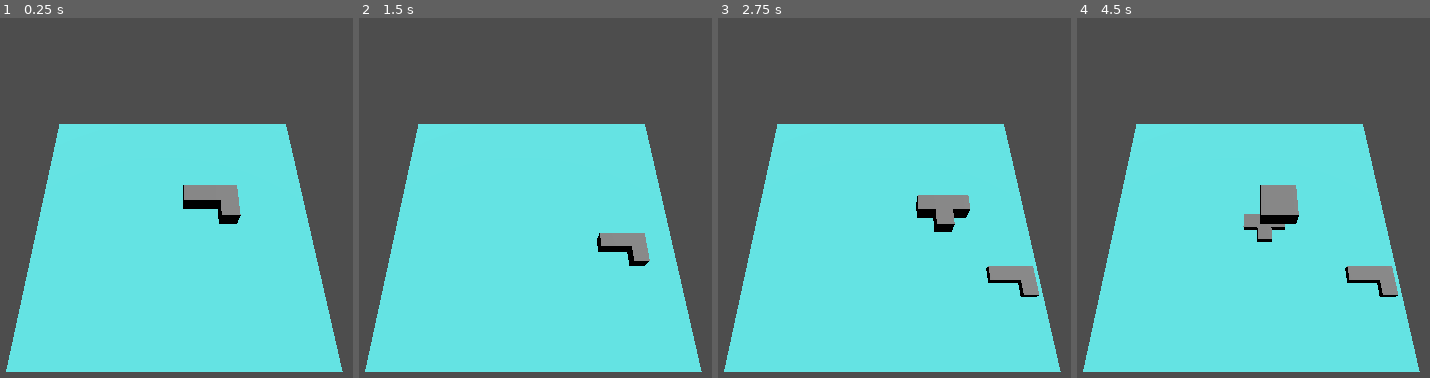
Above: before the commit, frames 1-4 (left to right).
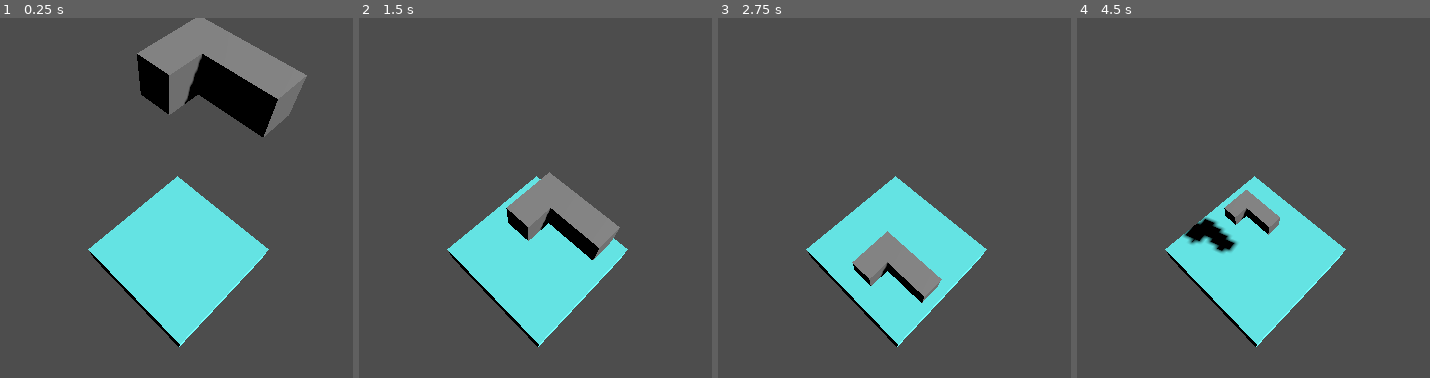
Above: after the commit, the same moments.

Repository: tuvshinerdene1/GameDevCourse2025
Game: Godot game, scene res://main.tscn
The game is run twice, just before and just after one commit, with the same random seed, the same clock (stepped at 60 frames per second) and the same inputs.
Inputs:
- Up to frame 1 (0.25 s): no input
- Up to frame 2 (1.5 s): tap Enter at 0.5 s; hold Right (move_right) 0.53-1.28 s; hold Space (boost) 0.53-1.28 s; hold Down (move_down) from 1.28 s (still down); tap Space (boost) at 1.35 s
- Up to frame 3 (2.75 s): release Down (move_down) at 2.03 s; hold Right (move_right) from 2.03 s (still down); hold Space (boost) from 2.03 s (still down)
- Up to frame 4 (4.5 s): release Right (move_right) at 2.78 s; release Space (boost) at 2.78 s; hold Up (move_up) 2.78-3.53 s; tap Space (boost) at 2.85, 4.35 s; hold Space (boost) 3.53-4.28 s; hold Left (move_left) from 3.53 s (still down)

The runs differ from the first frame. In frame 1, 53% of the frame differs, in the area x 1-98%, y 0-99%; in frame 2, 46%; in frame 3, 46%; in frame 4, 46%.

Commit message:
last commit at school

Diff:
--- a/3d-tetris/blocks/CubeShape.tscn
+++ b/3d-tetris/blocks/CubeShape.tscn
@@ -7,13 +7,12 @@
 script = ExtResource("1_gudcg")
 
 [node name="cube" parent="." instance=ExtResource("1_steuc")]
-transform = Transform3D(1, 0, 0, 0, 1, 0, 0, 0, 1, 5, 5, 5)
 
 [node name="cube2" parent="." instance=ExtResource("1_steuc")]
-transform = Transform3D(1, 0, 0, 0, 1, 0, 0, 0, 1, 5, 5, 15)
+transform = Transform3D(1, 0, 0, 0, 1, 0, 0, 0, 1, 0.5, 0.5, 1.5)
 
 [node name="cube3" parent="." instance=ExtResource("1_steuc")]
-transform = Transform3D(1, 0, 0, 0, 1, 0, 0, 0, 1, 15, 5, 15)
+transform = Transform3D(1, 0, 0, 0, 1, 0, 0, 0, 1, 1.5, 0.5, 0.5)
 
 [node name="cube4" parent="." instance=ExtResource("1_steuc")]
-transform = Transform3D(1, 0, 0, 0, 1, 0, 0, 0, 1, 15, 5, 5)
+transform = Transform3D(1, 0, 0, 0, 1, 0, 0, 0, 1, 1.5, 0.5, 1.5)
--- a/3d-tetris/blocks/IShape.tscn
+++ b/3d-tetris/blocks/IShape.tscn
@@ -7,13 +7,12 @@
 script = ExtResource("1_41l8w")
 
 [node name="cube" parent="." instance=ExtResource("2_x3d17")]
-transform = Transform3D(1, 0, 0, 0, 1, 0, 0, 0, 1, 5, 5, 5)
 
 [node name="cube2" parent="." instance=ExtResource("2_x3d17")]
-transform = Transform3D(1, 0, 0, 0, 1, 0, 0, 0, 1, 15, 5, 5)
+transform = Transform3D(1, 0, 0, 0, 1, 0, 0, 0, 1, 1.5, 0.5, 0.5)
 
 [node name="cube3" parent="." instance=ExtResource("2_x3d17")]
-transform = Transform3D(1, 0, 0, 0, 1, 0, 0, 0, 1, 25, 5, 5)
+transform = Transform3D(1, 0, 0, 0, 1, 0, 0, 0, 1, 2.5, 0.5, 0.5)
 
 [node name="cube4" parent="." instance=ExtResource("2_x3d17")]
-transform = Transform3D(1, 0, 0, 0, 1, 0, 0, 0, 1, 35, 5, 5)
+transform = Transform3D(1, 0, 0, 0, 1, 0, 0, 0, 1, 3.5, 0.5, 0.5)
--- a/3d-tetris/blocks/LShape.tscn
+++ b/3d-tetris/blocks/LShape.tscn
@@ -7,13 +7,12 @@
 script = ExtResource("1_nwinc")
 
 [node name="cube" parent="." instance=ExtResource("1_bjdhi")]
-transform = Transform3D(1, 0, 0, 0, 1, 0, 0, 0, 1, 5, 5, 5)
 
 [node name="cube2" parent="." instance=ExtResource("1_bjdhi")]
-transform = Transform3D(1, 0, 0, 0, 1, 0, 0, 0, 1, 15, 5, 5)
+transform = Transform3D(1, 0, 0, 0, 1, 0, 0, 0, 1, 0.5, 0.5, 1.5)
 
 [node name="cube3" parent="." instance=ExtResource("1_bjdhi")]
-transform = Transform3D(1, 0, 0, 0, 1, 0, 0, 0, 1, 25, 5, 5)
+transform = Transform3D(1, 0, 0, 0, 1, 0, 0, 0, 1, 2.5, 0.5, 0.5)
 
 [node name="cube4" parent="." instance=ExtResource("1_bjdhi")]
-transform = Transform3D(1, 0, 0, 0, 1, 0, 0, 0, 1, 25, 5, 15)
+transform = Transform3D(1, 0, 0, 0, 1, 0, 0, 0, 1, 1.5, 0.5, 0.5)
--- a/3d-tetris/blocks/TShape.tscn
+++ b/3d-tetris/blocks/TShape.tscn
@@ -7,13 +7,12 @@
 script = ExtResource("1_y6kfw")
 
 [node name="cube" parent="." instance=ExtResource("1_afu57")]
-transform = Transform3D(1, 0, 0, 0, 1, 0, 0, 0, 1, 5, 5, 5)
 
 [node name="cube2" parent="." instance=ExtResource("1_afu57")]
-transform = Transform3D(1, 0, 0, 0, 1, 0, 0, 0, 1, 15, 5, 5)
+transform = Transform3D(1, 0, 0, 0, 1, 0, 0, 0, 1, 1.5, 0.5, 0.5)
 
 [node name="cube3" parent="." instance=ExtResource("1_afu57")]
-transform = Transform3D(1, 0, 0, 0, 1, 0, 0, 0, 1, 25, 5, 5)
+transform = Transform3D(1, 0, 0, 0, 1, 0, 0, 0, 1, 2.5, 0.5, 0.5)
 
 [node name="cube4" parent="." instance=ExtResource("1_afu57")]
-transform = Transform3D(1, 0, 0, 0, 1, 0, 0, 0, 1, 15, 5, 15)
+transform = Transform3D(1, 0, 0, 0, 1, 0, 0, 0, 1, 1.5, 0.5, 1.5)
--- a/3d-tetris/blocks/ZShape.tscn
+++ b/3d-tetris/blocks/ZShape.tscn
@@ -7,13 +7,12 @@
 script = ExtResource("1_u71h7")
 
 [node name="cube" parent="." instance=ExtResource("1_t61r5")]
-transform = Transform3D(1, 0, 0, 0, 1, 0, 0, 0, 1, 5, 5, 5)
 
 [node name="cube2" parent="." instance=ExtResource("1_t61r5")]
-transform = Transform3D(1, 0, 0, 0, 1, 0, 0, 0, 1, 15, 5, 5)
+transform = Transform3D(1, 0, 0, 0, 1, 0, 0, 0, 1, 1.5, 0.5, 0.5)
 
 [node name="cube3" parent="." instance=ExtResource("1_t61r5")]
-transform = Transform3D(1, 0, 0, 0, 1, 0, 0, 0, 1, 15, 5, 15)
+transform = Transform3D(1, 0, 0, 0, 1, 0, 0, 0, 1, 1.5, 0.5, 1.5)
 
 [node name="cube4" parent="." instance=ExtResource("1_t61r5")]
-transform = Transform3D(1, 0, 0, 0, 1, 0, 0, 0, 1, 25, 5, 15)
+transform = Transform3D(1, 0, 0, 0, 1, 0, 0, 0, 1, 2.5, 0.5, 1.5)
--- a/3d-tetris/blocks/block.tscn
+++ b/3d-tetris/blocks/block.tscn
@@ -17,13 +17,11 @@
 "
 
 [sub_resource type="BoxShape3D" id="BoxShape3D_i8jwd"]
-size = Vector3(10, 10, 10)
 
 [sub_resource type="BoxMesh" id="BoxMesh_wp24v"]
-size = Vector3(10, 10, 10)
 
 [node name="Node3D" type="Node3D"]
-transform = Transform3D(1, 0, 0, 0, 1, 0, 0, 0, 1, 5, 0, 5)
+transform = Transform3D(1, 0, 0, 0, 1, 0, 0, 0, 1, 0.5, 0.5, 0.5)
 script = SubResource("GDScript_i8jwd")
 
 [node name="Area3D" type="Area3D" parent="."]
--- a/3d-tetris/main.gd
+++ b/3d-tetris/main.gd
@@ -8,6 +8,7 @@
 	preload("res://blocks/LShape.tscn"),
 	preload("res://blocks/TShape.tscn"),
 	preload("res://blocks/ZShape.tscn")
+	#preload("res://blocks/block.tscn")
 ]
 var grid_management = null
 var instance = null
@@ -17,10 +18,11 @@
 var time_since_last_move_hor: float = 0.0
 var move_interval: float = 0.0
 var grid = []
-var grid_width = 20
-var grid_height = 20
-var grid_depth = 20
-var grid_size = 10
+var grid_width = 10
+var grid_height = 100
+var grid_depth = 10
+var grid_size = 1
+var current_layer = 1;
 
 
 # Called when the node enters the scene tree for the first time.
@@ -45,7 +47,7 @@
 	var spawn_positions = grid_management.get_piece_grid_positions(instance)
 	if grid_management.is_any_grid_position_occupied(spawn_positions):
 		print("Game Over: Spawn point blocked!")
-		get_tree().reload_current_scene()  # Simple game over: restart scene
+		get_tree().reload_current_scene()
 
 func _spawn_block():
 	if instance != null:
@@ -54,6 +56,7 @@
 	spawnPoint = get_node("spawnPoint")
 	add_child(instance)
 	_initialize()
+	grid_management.row_complete_handler(current_layer)
 	_game_over_handler()
 
 func on_block_hit():
@@ -63,11 +66,11 @@
 func _stop_block():
 	var grid_positions = grid_management.get_piece_grid_positions(instance)
 	for grid_pos in grid_positions:
-		if not grid.has(grid_pos):  # Prevent duplicates
+		if not grid.has(grid_pos):
 			grid.append(grid_pos)
 	print("Grid after stop: ", grid)
 	_spawn_block()
-	grid_management.row_complete_handler()
+	grid_management.row_complete_handler(current_layer)
 
 func _move(delta):
 	time_since_last_move += delta
@@ -87,7 +90,6 @@
 	if time_since_last_move_hor >= move_interval_hor:
 		var moved = false
 		var new_pos = instance.global_position
-		# Use is_action_pressed for continuous movement
 		if Input.is_action_pressed("move_down"):
 			new_pos += Vector3(0, 0, 1) * grid_size
 			moved = true
@@ -104,6 +106,7 @@
 		if moved and grid_management.can_move_to(new_pos):
 			instance.global_position = new_pos
 			time_since_last_move_hor = 0
+
 func _clear():
 	if instance != null:
 		instance = null
--- a/3d-tetris/main.tscn
+++ b/3d-tetris/main.tscn
@@ -3,21 +3,21 @@
 [ext_resource type="Script" uid="uid://c82iq2yyn4g6u" path="res://main.gd" id="1_ig7tw"]
 
 [sub_resource type="BoxShape3D" id="BoxShape3D_7dm0k"]
-size = Vector3(200, 2, 200)
+size = Vector3(10, 2, 10)
 
 [sub_resource type="StandardMaterial3D" id="StandardMaterial3D_ig7tw"]
 albedo_color = Color(0.431373, 1, 1, 1)
 
 [sub_resource type="BoxMesh" id="BoxMesh_ig7tw"]
 material = SubResource("StandardMaterial3D_ig7tw")
-size = Vector3(200, 2, 200)
+size = Vector3(10, 2, 10)
 
 [node name="Main" type="Node"]
 script = ExtResource("1_ig7tw")
 boost_multiplier = 4.0
 
 [node name="ground" type="StaticBody3D" parent="."]
-transform = Transform3D(1, 0, 0, 0, 1, 0, 0, 0, 1, 0, -1, 0)
+transform = Transform3D(1, 0, 0, 0, 1, 0, 0, 0, 1, 4, -2, 4)
 
 [node name="CollisionShape3D" type="CollisionShape3D" parent="ground"]
 shape = SubResource("BoxShape3D_7dm0k")
@@ -30,7 +30,7 @@
 shadow_enabled = true
 
 [node name="Camera3D" type="Camera3D" parent="."]
-transform = Transform3D(1, 0, 0, 0, 0.422618, 0.906308, 0, -0.906308, 0.422618, -2.85068, 190, 103.837)
+transform = Transform3D(0.707107, -0.640857, 0.298836, -5.32907e-15, 0.422618, 0.906308, -0.707107, -0.640856, 0.298836, 10, 20, 11)
 
 [node name="spawnPoint" type="Node3D" parent="."]
-transform = Transform3D(1, 0, 0, 0, 1, 0, 0, 0, 1, 5, 45, 5)
+transform = Transform3D(1, 0, 0, 0, 1, 0, 0, 0, 1, 5, 15, 5)
--- a/3d-tetris/project.godot
+++ b/3d-tetris/project.godot
@@ -42,3 +42,23 @@
 "events": [Object(InputEventKey,"resource_local_to_scene":false,"resource_name":"","device":-1,"window_id":0,"alt_press …(191 unchanged characters)…
 ]
 }
+rotate_left={
+"deadzone": 0.2,
+"events": [Object(InputEventKey,"resource_local_to_scene":false,"resource_name":"","device":-1,"window_id":0,"alt_pressed":false,"shift_pressed":false,"ctrl_pressed":false,"meta_pressed":false,"pressed":false,"keycode":0,"physical_keycode":65,"key_label":0,"unicode":97,"location":0,"echo":false,"script":null)
+]
+}
+rotate_right={
+"deadzone": 0.2,
+"events": [Object(InputEventKey,"resource_local_to_scene":false,"resource_name":"","device":-1,"window_id":0,"alt_pressed":false,"shift_pressed":false,"ctrl_pressed":false,"meta_pressed":false,"pressed":false,"keycode":0,"physical_keycode":68,"key_label":0,"unicode":100,"location":0,"echo":false,"script":null)
+]
+}
+rotate_up={
+"deadzone": 0.2,
+"events": [Object(InputEventKey,"resource_local_to_scene":false,"resource_name":"","device":-1,"window_id":0,"alt_pressed":false,"shift_pressed":false,"ctrl_pressed":false,"meta_pressed":false,"pressed":false,"keycode":0,"physical_keycode":87,"key_label":0,"unicode":119,"location":0,"echo":false,"script":null)
+]
+}
+rotate_down={
+"deadzone": 0.2,
+"events": [Object(InputEventKey,"resource_local_to_scene":false,"resource_name":"","device":-1,"window_id":0,"alt_pressed":false,"shift_pressed":false,"ctrl_pressed":false,"meta_pressed":false,"pressed":false,"keycode":0,"physical_keycode":83,"key_label":0,"unicode":115,"location":0,"echo":false,"script":null)
+]
+}
--- a/3d-tetris/scripts/grid_managements.gd
+++ b/3d-tetris/scripts/grid_managements.gd
@@ -27,7 +27,6 @@
 		round(pos.z / grid_size) * grid_size
 	)
 
-
 func get_piece_grid_positions(piece: Node3D) -> Array:
 	var positions = []
 	var piece_pos = grid_position(piece.global_position)
@@ -45,13 +44,13 @@
 
 func can_move_to(new_pos: Vector3) -> bool:
 	var new_piece_positions = get_piece_grid_positions_at_pos(instance, new_pos)
-	print("Checking move to: ", new_pos, " Grid positions: ", new_piece_positions)
+	#print("Checking move to: ", new_pos, " Grid positions: ", new_piece_positions)
 	for pos in new_piece_positions:
 		if pos.y < 0 or pos.y >= grid_height or pos.x < 0 or pos.x >= grid_width or pos.z < 0 or pos.z >= grid_depth:
-			print("Out of bounds at: ", pos)
+			#print("Out of bounds at: ", pos)
 			return false
 		if grid.has(pos):
-			print("Collision at: ", pos)
+			#print("Collision at: ", pos)
 			return false
 	return true
 
@@ -66,11 +65,20 @@
 
 func get_piece_grid_positions_at_pos(piece: Node3D, target_pos: Vector3) -> Array:
 	var positions = []
-	var new_parent_grid_pos = grid_position(snap_to_grid(target_pos))
+	var new_parent_grid_pos = grid_position(target_pos)
 	var local_positions = get_piece_local_positions(piece)
 	for local_pos in local_positions:
 		positions.append(new_parent_grid_pos + local_pos)
 	return positions
 
-func row_complete_handler():
-	print("row complete handler")
+func row_complete_handler(layer_number):
+	var isLayer_complete = true
+	for x in range(grid_width):
+		for z in range(grid_depth):
+			var check_pos = Vector3(x,layer_number,z);
+			if not grid.has(check_pos):
+				isLayer_complete = false
+			if not isLayer_complete:
+				break
+	if isLayer_complete:
+		print("Layer is complete");
